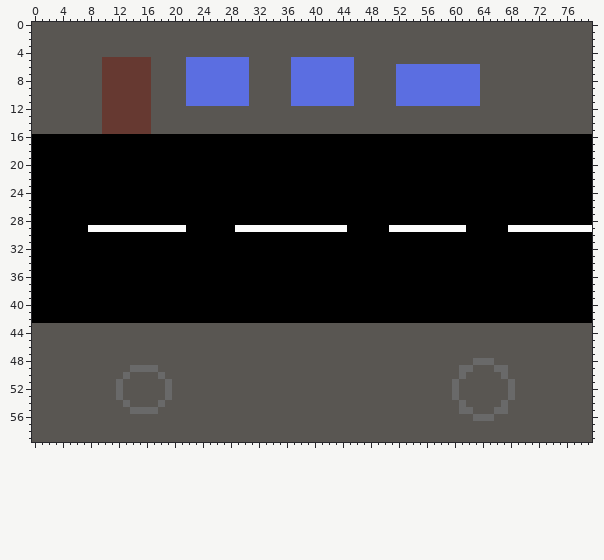
One commit to this sprite sheet: assets/background.png. Above, as it was before the edit.
The file is 80x60 pixels. Colours within 5 levels of each other are drawn and written as one.
The same view after the edit:
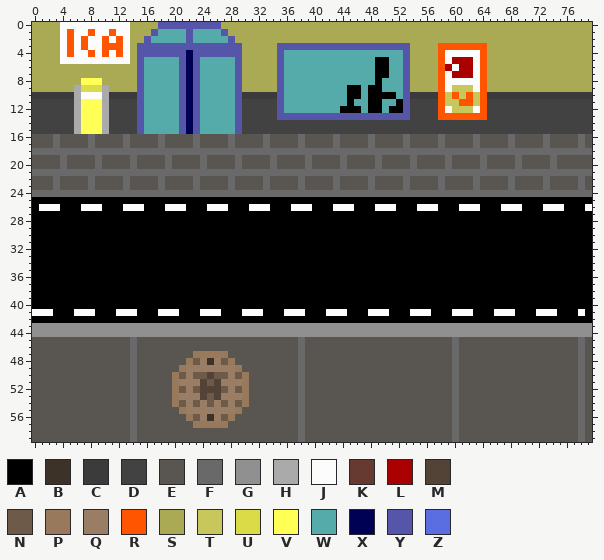
Palette (. is transparent): A #000000  B #3d3228  C #3b3b3b  D #424242  E #595652  F #696969  G #909090  H #aaaaaa  J #fcfcfc  K #663931  L #aa0000  M #524336  N #6e5a48  P #99795c  Q #997e65  R #ff5500  S #aaaa55  T #c7c75b  U #dbdb48  V #ffff55  W #55aaaa  X #000055  Y #5555aa  Z #5b6ee1
Edits made:
Changed rows in their new state; - is an unchanged pixel.
first column x 0:
 0 SSSSJJJJJJJJJJSSSSYYYYYYYYYSSSSSSSSSSSSSSSSSSSSSSSSSSSSSSSSSSSSSSSSSSSSSSSSSSSSS
 1 SSSSJRJJRJJRJJSSSYWWWWYWWWWYSSSSSSSSSSSSSSSSSSSSSSSSSSSSSSSSSSSSSSSSSSSSSSSSSSSS
 2 SSSSJRJRJJRJRJSSYWWWWWYWWWWWYSSSSSSSSSSSSSSSSSSSSSSSSSSSSSSSSSSSSSSSSSSSSSSSSSSS
 3 SSSSJRJRJJRRRJSYYYYYYYYYYYYYYYSSSSSYYYYYYYYYYYYYYYYYYYSSSSRRRRRRRSSSSSSSSSSSSSSS
 4 SSSSJRJJRJRJRJSYYYYYYYXYYYYYYYSSSSSYWWWWWWWWWWWWWWWWWYSSSSRJJJJJRSSSSSSSSSSSSSSS
 5 SSSSJJJJJJJJJJSYWWWWWYXYWWWWWYSSSSSYWWWWWWWWWWWWWAAWWYSSSSRJLLLJRSSSSSSSSSSSSSSS
 6 SSSSSSSSSSSSSSSYWWWWWYXYWWWWWYSSSSSYWWWWWWWWWWWWWAAWWYSSSSRLJLLJRSSSSSSSSSSSSSSS
 7 SSSSSSSSSSSSSSSYWWWWWYXYWWWWWYSSSSSYWWWWWWWWWWWWWAAWWYSSSSRJLLLJRSSSSSSSSSSSSSSS
 8 SSSSSSSVVVSSSSSYWWWWWYXYWWWWWYSSSSSYWWWWWWWWWWWWWAWWWYSSSSRJJJJJRSSSSSSSSSSSSSSS
 9 SSSSSSHUUUHSSSSYWWWWWYXYWWWWWYSSSSSYWWWWWWWWWAAWAAWWWYSSSSRJTTTJRSSSSSSSSSSSSSSS
10 CCCCCCHJJJHCCCCYWWWWWYXYWWWWWYCCCCCYWWWWWWWWWAAWAAAAWYCCCCRTRTRTRCCCCCCCCCCCCCCC
11 DDDDDDHVVVHDDDDYWWWWWYXYWWWWWYDDDDDYWWWWWWWWWAWWAAWWAYDDDDRTTRRTRDDDDDDDDDDDDDDD
12 DDDDDDHVVVHDDDDYWWWWWYXYWWWWWYDDDDDYWWWWWWWWAAAWAAWAAYDDDDRJTTTJRDDDDDDDDDDDDDDD
13 DDDDDDHVVVHDDDDYWWWWWYXYWWWWWYDDDDDYYYYYYYYYYYYYYYYYYYDDDDRRRRRRRDDDDDDDDDDDDDDD
14 DDDDDDHVVVHDDDDYWWWWWYXYWWWWWYDDDDDDDDDDDDDDDDDDDDDDDDDDDDDDDDDDDDDDDDDDDDDDDDDD
15 DDDDDDHVVVHDDDDYWWWWWYXYWWWWWYDDDDDDDDDDDDDDDDDDDDDDDDDDDDDDDDDDDDDDDDDDDDDDDDDD
16 EEEFEEEEFEEEEFEEEEFEEEEFEEEEFEEEEFEEEEFEEEEFEEEEFEEEEFEEEEFEEEEFEEEEFEEEEFEEEEFE
17 EEEFEEEEFEEEEFEEEEFEEEEFEEEEFEEEEFEEEEFEEEEFEEEEFEEEEFEEEEFEEEEFEEEEFEEEEFEEEEFE
18 FFFFFFFFFFFFFFFFFFFFFFFFFFFFFFFFFFFFFFFFFFFFFFFFFFFFFFFFFFFFFFFFFFFFFFFFFFFFFFFF
19 EEEEFEEEEFEEEEFEEEEFEEEEFEEEEFEEEEFEEEEFEEEEFEEEEFEEEEFEEEEFEEEEFEEEEFEEEEFEEEEE
20 EEEEFEEEEFEEEEFEEEEFEEEEFEEEEFEEEEFEEEEFEEEEFEEEEFEEEEFEEEEFEEEEFEEEEFEEEEFEEEEE
21 FFFFFFFFFFFFFFFFFFFFFFFFFFFFFFFFFFFFFFFFFFFFFFFFFFFFFFFFFFFFFFFFFFFFFFFFFFFFFFFF
22 EEEFEEEEFEEEEFEEEEFEEEEFEEEEFEEEEFEEEEFEEEEFEEEEFEEEEFEEEEFEEEEFEEEEFEEEEFEEEEFE
23 EEEFEEEEFEEEEFEEEEFEEEEFEEEEFEEEEFEEEEFEEEEFEEEEFEEEEFEEEEFEEEEFEEEEFEEEEFEEEEFE
24 FFFFFFFFFFFFFFFFFFFFFFFFFFFFFFFFFFFFFFFFFFFFFFFFFFFFFFFFFFFFFFFFFFFFFFFFFFFFFFFF
26 -JJJ---JJJ---JJJ---JJJ---JJJ---JJJ---JJJ---JJJ---JJJ---JJJ---JJJ---JJJ---JJJ---J
29 --------AAAAAAAAAAAAAA-------AAAAAAAAAAAAAAAA------AAAAAAAAAAA------AAAAAAAAAAAA
first column x 0:
41 JJJ---JJJ---JJJ---JJJ---JJJ---JJJ---JJJ---JJJ---JJJ---JJJ---JJJ---JJJ---JJJ---J-
43 GGGGGGGGGGGGGGGGGGGGGGGGGGGGGGGGGGGGGGGGGGGGGGGGGGGGGGGGGGGGGGGGGGGGGGGGGGGGGGGG
44 GGGGGGGGGGGGGGGGGGGGGGGGGGGGGGGGGGGGGGGGGGGGGGGGGGGGGGGGGGGGGGGGGGGGGGGGGGGGGGGG
45 --------------F-----------------------F---------------------F-----------------F-
46 --------------F-----------------------F---------------------F-----------------F-
47 --------------F--------PPPPP----------F---------------------F-----------------F-
48 --------------F-------PNQBQNP---------F---------------------F--EEE------------F-
49 ---------------EEE---PQQQQQQQP--------F---------------------FEE---EE----------F-
50 -------------EF---E-PNQNNMNNQNP-------F---------------------FE-----E----------F-
51 ------------E-F----EPQQQMNMQQQP-------F-----------------------------E---------F-
52 ------------E-F----EPNQNMMMNQNP-------F-----------------------------E---------F-
53 ------------E-F----EPQQQMNMQQQP-------F-----------------------------E---------F-
54 -------------EF---E-PNQNQNQNQNP-------F---------------------FE-----E----------F-
55 ---------------EEE---PQQQQQQQP--------F---------------------FEE---EE----------F-
56 --------------F-------PNQBQNP---------F---------------------F--EEE------------F-
57 --------------F--------PPPPP----------F---------------------F-----------------F-
58 --------------F-----------------------F---------------------F-----------------F-
59 --------------F-----------------------F---------------------F-----------------F-
